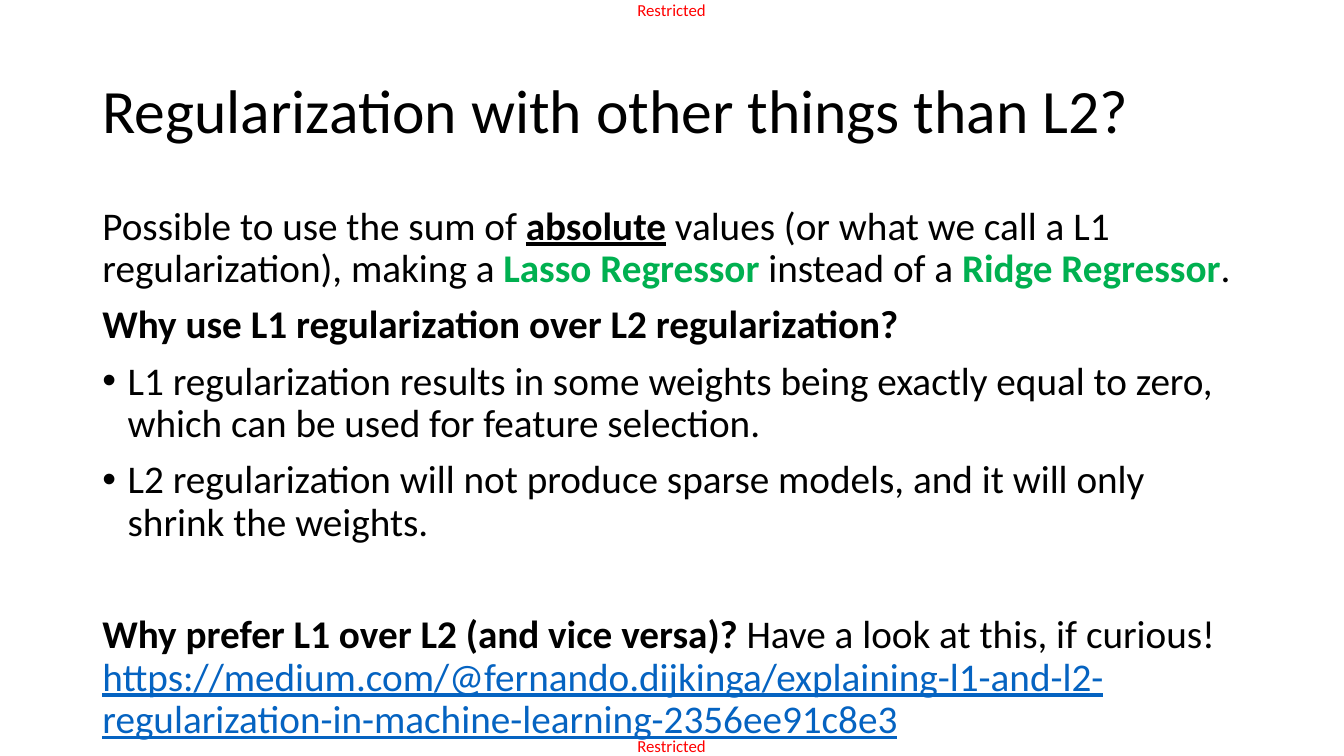
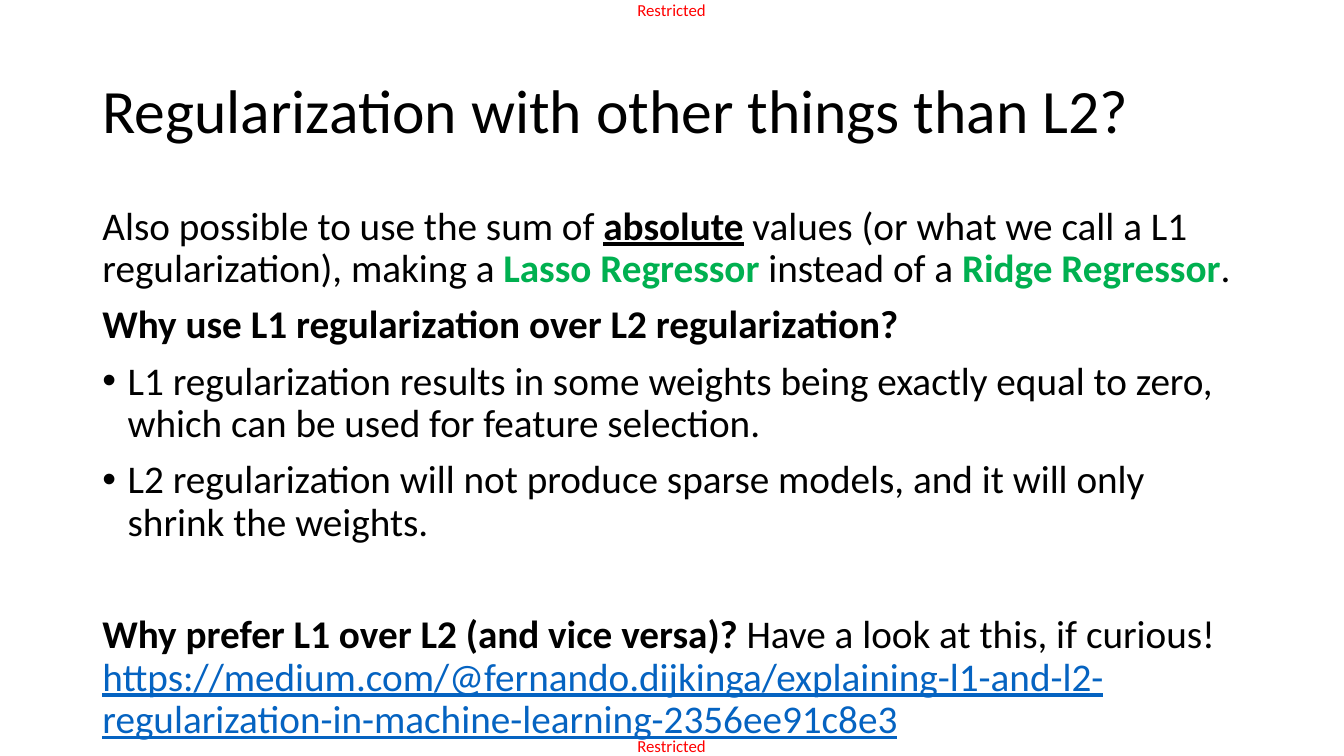
Before and after one commit to matthieudemari/SUTD_DL_50_039, a slide deck: slide 44 of W1/2. W1S2 final/W1S2.pptx (slide 43 before the commit). Drawn at 1344x756 pixels with LibreOffice and Linux fonts; fonts in the diff are those of the drawing. Boxes give left, top, right and bottom in pixels: in the first picture for what was removed or moved away, otherwise in the second. Text is boxed around its words. In the diff, an @@ line names an element or a change of style, - is before the commit and + after.

```diff
--- a/W1/2. W1S2 final/W1S2.pptx
+++ b/W1/2. W1S2 final/W1S2.pptx
@@ text at bbox=[102, 211, 1230, 289]: text changed @@
-Possible to use the sum of absolute values (or what we call a L1 regularization), making a Lasso Regressor instead of a Ridge Regressor.
+Also possible to use the sum of absolute values (or what we call a L1 regularization), making a Lasso Regressor instead of a Ridge Regressor.
```
Also in this commit, not shown: 8 other slides changed, 1 slide added, 7 other files.
